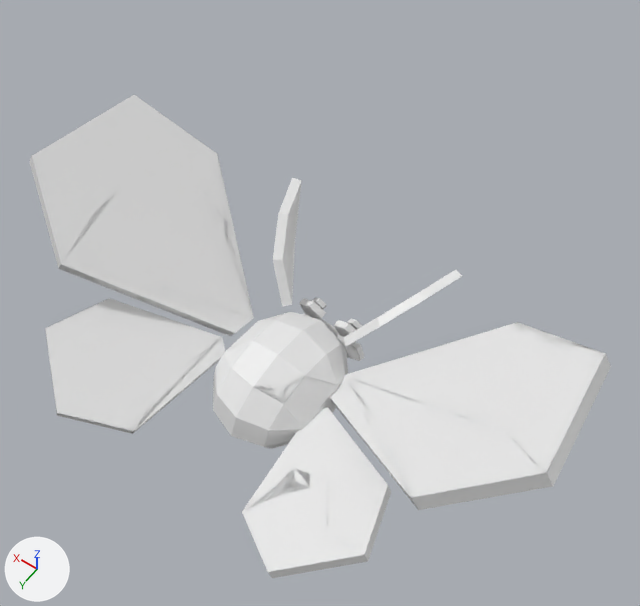
Renders of the OBJ model MMR_Project/ResampledDatabase/Insect/m12.obj from each side of a commit.
Rendered twice from a 50 mm lens placed at (-1.117, 1.708, 1.793), pointed at (-0.128, 0.324, -0.382). Lighting does not change. The marker at lower left points along +X, +Y and +Z. Where no turn or scale is listed for an object, it has been applied to the vertices. Vertices at the same position are counted once.

The first picture shows 'm12'.
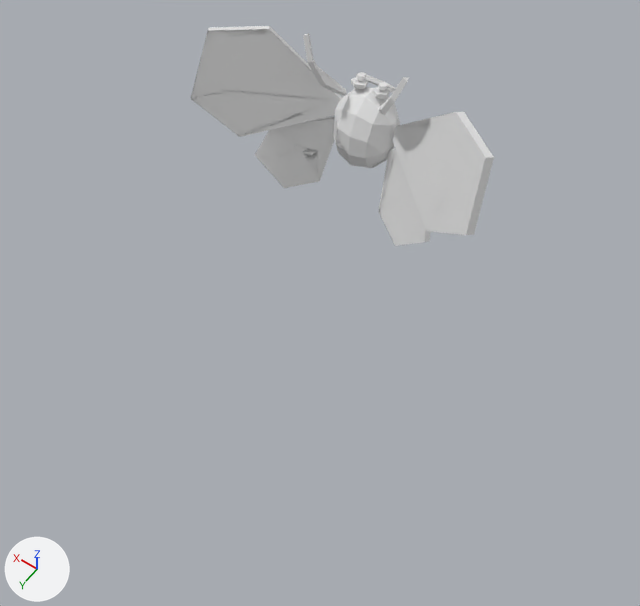
Location of each change, (x1, y1, x2, y2) in pixels of the pictures (640 x 606 px; the box of a moved part takes in the faces that stretch with it):
'm12', reshaped (48% narrower, 54% shorter): before (29, 95, 611, 578); after (191, 26, 494, 246)
part 1 of me_m12, moved or reshaped: before (213, 312, 348, 449); after (333, 87, 400, 168)
part 2 of me_m12, moved or reshaped: before (45, 298, 225, 434); after (378, 148, 430, 246)
part 3 of me_m12, moved or reshaped: before (71, 337, 90, 395); after (398, 223, 418, 233)
part 4 of me_m12, moved or reshaped: before (29, 95, 254, 336); after (393, 112, 494, 235)
part 5 of me_m12, moved or reshaped: before (344, 270, 462, 347); after (303, 33, 347, 96)
part 6 of me_m12, moved or reshaped: before (273, 178, 302, 306); after (378, 77, 409, 115)
part 7 of me_m12, moved or reshaped: before (301, 313, 364, 361); after (365, 75, 396, 93)
part 8 of me_m12, moved or reshaped: before (322, 519, 349, 539); after (268, 154, 279, 163)
part 9 of me_m12, moved or reshaped: before (242, 408, 391, 578); after (255, 116, 335, 188)
part 10 of me_m12, added: after (191, 26, 342, 137)
part 11 of me_m12, added: after (372, 87, 390, 99)
part 12 of me_m12, added: after (351, 78, 368, 89)
part 13 of me_m12, deleted: before (330, 322, 611, 510)
part 14 of me_m12, deleted: before (334, 320, 357, 344)
part 15 of me_m12, deleted: before (299, 298, 326, 320)
part 16 of me_m12, deleted: before (312, 297, 326, 309)
part 17 of me_m12, deleted: before (347, 319, 362, 330)
part 18 of me_m12, added: after (356, 72, 388, 91)

What the commit changed:
me_m12 is used by ob_m12; location (0.0, 0.0, 0.0).
me_m12 had 4704 vertices, 9651 faces and spanned x -1.0..1.0, y -0.13..1.0, z -1.0..-0.26.
me_m12 now has 4703 vertices, 9648 faces and spans x -0.51..0.49, y -0.21..0.16, z -0.31..0.26.
me_m12 part 1: the loose piece of 435 vertices spanning x -0.24..0.21, y 0.13..0.67, z -1.0..-0.65 is multiplied about its middle by the matrix ((-0.5, 0.012, -0.015), (-0.01, 0.183, 0.465), (-0.016, -0.465, 0.183)), then moved by (0.02, -0.5, 0.78).
me_m12 part 2: the loose piece of 482 vertices spanning x 0.19..0.68, y 0.41..0.98, z -0.82..-0.61 is multiplied about its middle by the matrix ((-0.5, 0.012, -0.015), (-0.01, 0.183, 0.465), (-0.016, -0.465, 0.183)), then moved by (-0.65, -0.7, 0.54).
me_m12 part 3: the loose piece of 41 vertices spanning x 0.42..0.6, y 0.74..0.89, z -0.75..-0.64 is multiplied about its middle by the matrix ((-0.5, 0.012, -0.015), (-0.01, 0.183, 0.465), (-0.016, -0.465, 0.183)), then moved by (-0.76, -0.79, 0.47).
me_m12 part 4: the loose piece of 1293 vertices spanning x 0.2..1.0, y -0.08..0.65, z -0.81..-0.26 is multiplied about its middle by the matrix ((-0.5, 0.012, -0.015), (-0.01, 0.183, 0.465), (-0.016, -0.465, 0.183)), then moved by (-0.91, -0.28, 0.58).
me_m12 part 5: the loose piece of 52 vertices spanning x -0.4..-0.14, y -0.12..0.22, z -0.72..-0.48 is multiplied about its middle by the matrix ((-0.5, 0.012, -0.015), (-0.01, 0.183, 0.465), (-0.016, -0.465, 0.183)), then moved by (0.4, -0.12, 0.76).
me_m12 part 6: the loose piece of 108 vertices spanning x 0.09..0.31, y -0.13..0.22, z -0.71..-0.44 is multiplied about its middle by the matrix ((-0.5, 0.012, -0.015), (-0.01, 0.183, 0.465), (-0.016, -0.465, 0.183)), then moved by (-0.31, -0.1, 0.74).
me_m12 part 7: the loose piece of 54 vertices spanning x -0.18..0.12, y 0.09..0.15, z -0.94..-0.82 is multiplied about its middle by the matrix ((-0.5, 0.012, -0.015), (-0.01, 0.183, 0.465), (-0.016, -0.465, 0.183)), then moved by (0.04, -0.31, 0.95).
me_m12 part 8: the loose piece of 40 vertices spanning x -0.58..-0.4, y 0.76..0.91, z -0.77..-0.67 is multiplied about its middle by the matrix ((-0.5, 0.012, -0.015), (-0.01, 0.183, 0.465), (-0.016, -0.465, 0.183)), then moved by (0.73, -0.81, 0.5).
me_m12 part 9: the loose piece of 476 vertices spanning x -0.66..-0.18, y 0.42..1.0, z -0.84..-0.64 is multiplied about its middle by the matrix ((-0.5, 0.012, -0.015), (-0.01, 0.183, 0.465), (-0.016, -0.465, 0.183)), then moved by (0.63, -0.72, 0.57).
me_m12 part 10: a new loose piece of 1300 vertices spanning x 0.09..0.49, y -0.13..0.16, z -0.11..0.23.
me_m12 part 11: a new loose piece of 22 vertices spanning x -0.05..0.0, y -0.15..-0.1, z 0.08..0.1.
me_m12 part 12: a new loose piece of 22 vertices spanning x 0.02..0.08, y -0.15..-0.1, z 0.08..0.1.
me_m12 part 13: the loose piece of 1301 vertices spanning x -1.0..-0.19, y -0.05..0.67, z -0.83..-0.3 is deleted.
me_m12 part 14: the loose piece of 22 vertices spanning x -0.16..-0.06, y 0.1..0.15, z -0.82..-0.71 is deleted.
me_m12 part 15: the loose piece of 22 vertices spanning x -0.01..0.1, y 0.1..0.15, z -0.81..-0.71 is deleted.
me_m12 part 16: the loose piece of 10 vertices spanning x 0.02..0.07, y 0.07..0.1, z -0.79..-0.73 is deleted.
me_m12 part 17: the loose piece of 10 vertices spanning x -0.14..-0.09, y 0.07..0.11, z -0.8..-0.74 is deleted.
me_m12 part 18: 20 vertices added at x -0.04..0.06, y -0.15..-0.12, z 0.1..0.12.
